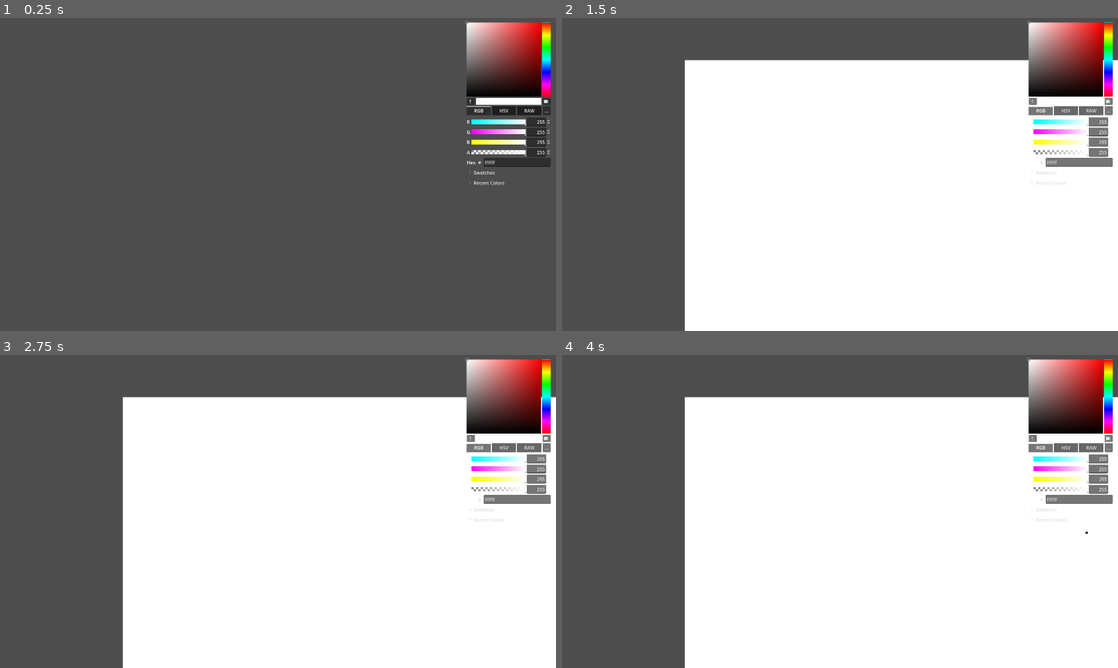
Above: before the commit, frames 1-4 (two rows, left to right).
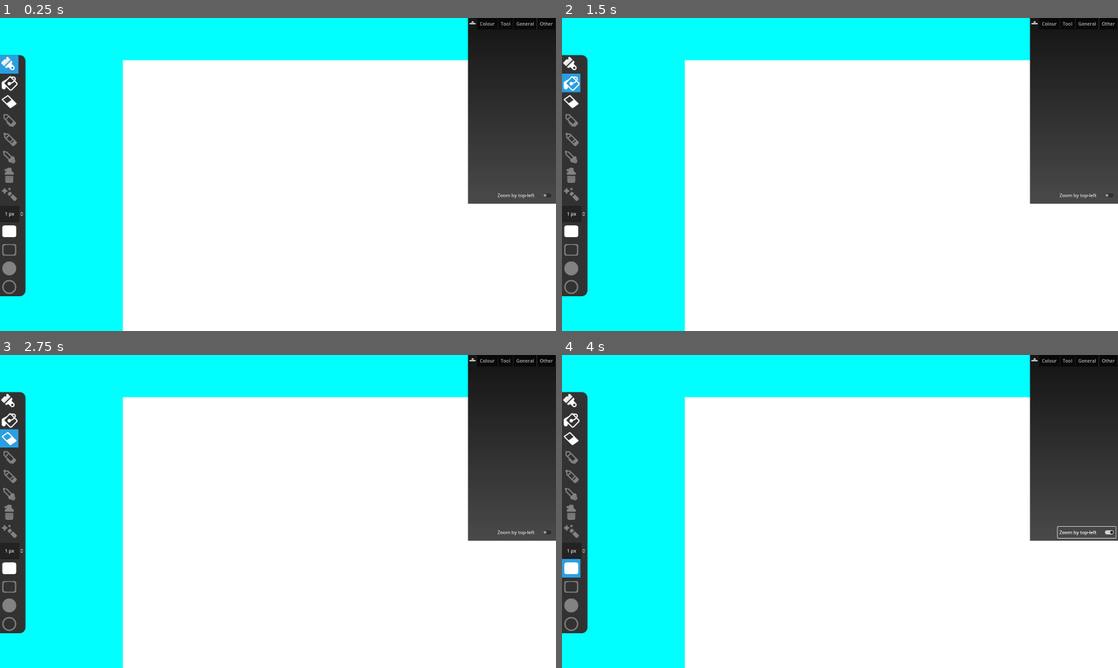
Above: after the commit, the same moments.

Repository: TheSteelCrow/SteelOS
Game: Godot game, scene res://Scenes/Experimental.tscn
Same seed, same stepped clock (60 frames per second), same inputs: the game is played once before the commit and once after it. This scene is started directly instead of the project's main scene.
Inputs (mouse positions are in pixels of both pictures, inside the frame that each line leads up to):
- Up to frame 1 (0.25 s): no input
- Up to frame 2 (1.5 s): click (573, 64) at 0.52 s; click (573, 83) at 1.27 s
- Up to frame 3 (2.75 s): click (11, 439) at 2.02 s
- Up to frame 4 (4 s): click (573, 567) at 2.77 s; click (1084, 533) at 3.5 s, where only the run after the commit has a clickable "Zoom by top-left"

The runs differ from the first frame. In frame 1, 96% of the frame differs, in the area x 0-100%, y 0-100%; in frame 2, 40%; in frame 3, 39%; in frame 4, 39%.
Error before the commit: Invalid type in function 'set_pixel' in base 'Image'. Cannot convert argument 3 from Nil to Color. (res://Scripts/ImageTesting.gd:45)

Commit message:
Backup Commit

Diff:
--- a/Scenes/Experimental.tscn
+++ b/Scenes/Experimental.tscn
@@ -1,6 +1,39 @@
-[gd_scene load_steps=2 format=3 uid="uid://rmqpw32tjwg7"]
+[gd_scene load_steps=22 format=3 uid="uid://rmqpw32tjwg7"]
 
 [ext_resource type="Script" path="res://Scripts/ImageTesting.gd" id="1_a30fk"]
+[ext_resource type="Script" path="res://Scripts/ArtAppSideWindow.gd" id="2_0o57q"]
+[ext_resource type="Texture2D" uid="uid://b7thb5ovhjmfl" path="res://Images/PaintAppIcons/drawing_brush.png" id="2_sciie"]
+[ext_resource type="Script" path="res://Scripts/ArtAppButtons.gd" id="2_yghp4"]
+[ext_resource type="Texture2D" uid="uid://b3rqc13ffwi85" path="res://Images/PaintAppIcons/drawing_bucket.png" id="3_q2kxw"]
+[ext_resource type="Texture2D" uid="uid://cjmfu02n6qg7a" path="res://Images/tracking_horizontal_up.png" id="3_ys8p0"]
+[ext_resource type="Texture2D" uid="uid://r81y0yqqvg3i" path="res://Images/PaintAppIcons/drawing_eraser.png" id="4_ua03u"]
+[ext_resource type="Texture2D" uid="uid://d0k3y21iutw78" path="res://Images/PaintAppIcons/drawing_pen.png" id="5_ii6u1"]
+[ext_resource type="Texture2D" uid="uid://dwhxy584w3pow" path="res://Images/PaintAppIcons/drawing_pencil.png" id="6_mpwuc"]
+[ext_resource type="Texture2D" uid="uid://d1q8grqnee0k7" path="res://Images/PaintAppIcons/drawing_picker.png" id="7_31xox"]
+[ext_resource type="Texture2D" uid="uid://bfapn757gvlc8" path="res://Images/PaintAppIcons/drawing_spray.png" id="8_i224b"]
+[ext_resource type="Texture2D" uid="uid://bhdhp3q5abpc1" path="res://Images/PaintAppIcons/tool_wand.png" id="9_olplc"]
+[ext_resource type="Texture2D" uid="uid://dwfjasw3u6jh3" path="res://Images/PaintAppIcons/square custom.png" id="10_mnhqm"]
+[ext_resource type="Texture2D" uid="uid://b68h5e1ukpcy1" path="res://Images/PaintAppIcons/square custom not filled.png" id="11_5e1oh"]
+[ext_resource type="Texture2D" uid="uid://m3it5voohv1n" path="res://Images/PaintAppIcons/progress_empty.png" id="12_x0mok"]
+[ext_resource type="Texture2D" uid="uid://dikljviysiu5e" path="res://Images/PaintAppIcons/circle custom filled.png" id="13_214w4"]
+
+[sub_resource type="StyleBoxFlat" id="StyleBoxFlat_p6vc0"]
+bg_color = Color(0.196078, 0.196078, 0.196078, 1)
+corner_radius_top_right = 20
+corner_radius_bottom_right = 20
+
+[sub_resource type="Gradient" id="Gradient_x5mq7"]
+colors = PackedColorArray(0.0807833, 0.0807833, 0.0807833, 1, 0.288518, 0.288518, 0.288518, 1)
+
+[sub_resource type="GradientTexture2D" id="GradientTexture2D_lkc23"]
+gradient = SubResource("Gradient_x5mq7")
+fill_from = Vector2(1, 0)
+fill_to = Vector2(1, 1)
+
+[sub_resource type="StyleBoxTexture" id="StyleBoxTexture_kjvpc"]
+texture = SubResource("GradientTexture2D_lkc23")
+
+[sub_resource type="StyleBoxEmpty" id="StyleBoxEmpty_varbv"]
 
 [node name="Experimental" type="Control"]
 layout_mode = 3
@@ -16,6 +49,12 @@
 offset_bottom = 40.0
 script = ExtResource("1_a30fk")
 
+[node name="Backdrop" type="ColorRect" parent="ImageTesting"]
+layout_mode = 0
+offset_right = 1920.0
+offset_bottom = 1080.0
+color = Color(0, 1, 1, 1)
+
 [node name="ArtCanvas" type="TextureRect" parent="ImageTesting"]
 texture_filter = 1
 layout_mode = 0
@@ -23,11 +62,215 @@
 offset_bottom = 1080.0
 expand_mode = 1
 
-[node name="ColorPicker" type="ColorPicker" parent="ImageTesting"]
-layout_mode = 0
-offset_left = 1608.0
+[node name="Buttons" type="Panel" parent="ImageTesting"]
+layout_mode = 0
+offset_top = 128.0
+offset_right = 88.0
+offset_bottom = 960.0
+theme_override_styles/panel = SubResource("StyleBoxFlat_p6vc0")
+script = ExtResource("2_yghp4")
+
+[node name="SelectionBox" type="ColorRect" parent="ImageTesting/Buttons"]
+layout_mode = 0
+offset_right = 64.0
+offset_bottom = 64.0
+color = Color(0.164706, 0.623529, 0.878431, 1)
+
+[node name="SpinBox" type="SpinBox" parent="ImageTesting/Buttons"]
+layout_mode = 0
+offset_top = 520.0
+offset_right = 83.0625
+offset_bottom = 576.0
+min_value = 1.0
+value = 1.0
+rounded = true
+alignment = 1
+update_on_text_changed = true
+suffix = "px"
+select_all_on_focus = true
+
+[node name="Brush" type="TextureButton" parent="ImageTesting/Buttons"]
+layout_mode = 0
+offset_right = 64.0
+offset_bottom = 64.0
+texture_normal = ExtResource("2_sciie")
+
+[node name="Fill" type="TextureButton" parent="ImageTesting/Buttons"]
+layout_mode = 0
+offset_top = 64.0
+offset_right = 64.0
+offset_bottom = 128.0
+texture_normal = ExtResource("3_q2kxw")
+
+[node name="TextureButton3" type="TextureButton" parent="ImageTesting/Buttons"]
+layout_mode = 0
+offset_top = 128.0
+offset_right = 64.0
+offset_bottom = 192.0
+texture_normal = ExtResource("4_ua03u")
+
+[node name="TextureButton4" type="TextureButton" parent="ImageTesting/Buttons"]
+layout_mode = 0
+offset_top = 192.0
+offset_right = 64.0
+offset_bottom = 256.0
+disabled = true
+texture_normal = ExtResource("5_ii6u1")
+
+[node name="TextureButton5" type="TextureButton" parent="ImageTesting/Buttons"]
+layout_mode = 0
+offset_top = 256.0
+offset_right = 64.0
+offset_bottom = 320.0
+disabled = true
+texture_normal = ExtResource("6_mpwuc")
+
+[node name="TextureButton6" type="TextureButton" parent="ImageTesting/Buttons"]
+layout_mode = 0
+offset_top = 320.0
+offset_right = 64.0
+offset_bottom = 384.0
+disabled = true
+texture_normal = ExtResource("7_31xox")
+
+[node name="TextureButton7" type="TextureButton" parent="ImageTesting/Buttons"]
+layout_mode = 0
+offset_top = 383.0
+offset_right = 64.0
+offset_bottom = 447.0
+disabled = true
+texture_normal = ExtResource("8_i224b")
+
+[node name="TextureButton8" type="TextureButton" parent="ImageTesting/Buttons"]
+layout_mode = 0
+offset_top = 448.0
+offset_right = 64.0
+offset_bottom = 512.0
+disabled = true
+texture_normal = ExtResource("9_olplc")
+
+[node name="Rectangle" type="TextureButton" parent="ImageTesting/Buttons"]
+layout_mode = 0
+offset_top = 576.0
+offset_right = 64.0
+offset_bottom = 640.0
+texture_normal = ExtResource("10_mnhqm")
+
+[node name="TextureButton12" type="TextureButton" parent="ImageTesting/Buttons"]
+layout_mode = 0
+offset_top = 640.0
+offset_right = 64.0
+offset_bottom = 704.0
+disabled = true
+texture_normal = ExtResource("11_5e1oh")
+
+[node name="TextureButton10" type="TextureButton" parent="ImageTesting/Buttons"]
+layout_mode = 0
+offset_top = 768.0
+offset_right = 64.0
+offset_bottom = 832.0
+disabled = true
+texture_normal = ExtResource("12_x0mok")
+
+[node name="TextureButton11" type="TextureButton" parent="ImageTesting/Buttons"]
+layout_mode = 0
+offset_top = 704.0
+offset_right = 64.0
+offset_bottom = 768.0
+disabled = true
+texture_normal = ExtResource("13_214w4")
+
+[node name="SideWindow" type="Panel" parent="ImageTesting"]
+layout_mode = 0
+offset_left = 1616.0
+offset_right = 1920.0
+offset_bottom = 640.0
+theme_override_styles/panel = SubResource("StyleBoxTexture_kjvpc")
+script = ExtResource("2_0o57q")
+
+[node name="TabBar" type="TabBar" parent="ImageTesting/SideWindow"]
+layout_mode = 0
+offset_right = 304.0
+offset_bottom = 40.0
+tab_alignment = 2
+drag_to_rearrange_enabled = true
+tab_count = 4
+tab_0/title = "Colour"
+tab_1/title = "Tool"
+tab_2/title = "General"
+tab_3/title = "Other"
+
+[node name="Colour" type="Control" parent="ImageTesting/SideWindow"]
+anchors_preset = 0
+offset_top = 48.0
+offset_right = 304.0
+offset_bottom = 640.0
+
+[node name="ColorPicker" type="ColorPicker" parent="ImageTesting/SideWindow/Colour"]
+layout_mode = 0
+offset_left = 16.0
 offset_top = 12.0
-offset_right = 1894.0
+offset_right = 302.0
 offset_bottom = 580.0
-
-[connection signal="color_changed" from="ImageTesting/ColorPicker" to="ImageTesting" method="_on_color_picker_color_changed"]
+color = Color(0, 0, 0, 1)
+
+[node name="Tool" type="Control" parent="ImageTesting/SideWindow"]
+anchors_preset = 0
+offset_top = 48.0
+offset_right = 304.0
+offset_bottom = 640.0
+
+[node name="General" type="Control" parent="ImageTesting/SideWindow"]
+anchors_preset = 0
+offset_top = 48.0
+offset_right = 304.0
+offset_bottom = 640.0
+
+[node name="LocateCanvas" type="Button" parent="ImageTesting/SideWindow/General"]
+layout_mode = 0
+offset_left = 8.0
+offset_right = 298.0
+offset_bottom = 32.0
+text = "Locate Canvas"
+
+[node name="SetBackdrop" type="Button" parent="ImageTesting/SideWindow/General"]
+layout_mode = 0
+offset_left = 8.0
+offset_top = 40.0
+offset_right = 298.0
+offset_bottom = 104.0
+text = "Set Backdrop
+(To current Selected Colour)"
+
+[node name="Other" type="Control" parent="ImageTesting/SideWindow"]
+visible = false
+anchors_preset = 0
+offset_top = 48.0
+offset_right = 304.0
+offset_bottom = 640.0
+
+[node name="ZoomByTopLeft" type="CheckButton" parent="ImageTesting/SideWindow/Other"]
+layout_mode = 0
+offset_left = 96.0
+offset_top = 544.0
+offset_right = 296.0
+offset_bottom = 584.0
+text = "Zoom by top-left"
+
+[node name="SideWindowToggle" type="Button" parent="ImageTesting/SideWindow"]
+layout_mode = 0
+offset_right = 72.0
+offset_bottom = 72.0
+scale = Vector2(0.44541, 0.44541)
+theme_override_styles/focus = SubResource("StyleBoxEmpty_varbv")
+toggle_mode = true
+icon = ExtResource("3_ys8p0")
+
+[connection signal="mouse_entered" from="ImageTesting/ArtCanvas" to="ImageTesting" method="_on_art_canvas_mouse_entered"]
+[connection signal="mouse_exited" from="ImageTesting/ArtCanvas" to="ImageTesting" method="_on_art_canvas_mouse_exited"]
+[connection signal="tab_changed" from="ImageTesting/SideWindow/TabBar" to="ImageTesting/SideWindow" method="_on_tab_bar_tab_changed"]
+[connection signal="color_changed" from="ImageTesting/SideWindow/Colour/ColorPicker" to="ImageTesting" method="_on_color_picker_color_changed"]
+[connection signal="pressed" from="ImageTesting/SideWindow/General/LocateCanvas" to="ImageTesting/SideWindow" method="_on_locate_canvas_pressed"]
+[connection signal="pressed" from="ImageTesting/SideWindow/General/SetBackdrop" to="ImageTesting/SideWindow" method="_on_set_backdrop_pressed"]
+[connection signal="toggled" from="ImageTesting/SideWindow/Other/ZoomByTopLeft" to="ImageTesting/SideWindow" method="_on_zoom_by_top_left_toggled"]
+[connection signal="toggled" from="ImageTesting/SideWindow/SideWindowToggle" to="ImageTesting/SideWindow" method="_on_side_window_toggle_toggled"]
--- a/Scenes/main_ui.tscn
+++ b/Scenes/main_ui.tscn
@@ -1476,10 +1476,10 @@
 
 [node name="ColorPicker" type="ColorPicker" parent="ImagePainterApp"]
 layout_mode = 0
-offset_left = 1808.0
-offset_top = 232.0
-offset_right = 1978.0
-offset_bottom = 800.0
+offset_left = 1848.0
+offset_top = 252.0
+offset_right = 1998.0
+offset_bottom = 820.0
 color = Color(0, 0, 0, 1)
 
 [node name="Tools" type="Panel" parent="ImagePainterApp"]
--- /dev/null
+++ b/Scripts/ArtAppButtons.gd
@@ -0,0 +1,25 @@
+extends Panel
+
+var ToolButtons
+var SelectedToolButton
+@onready var SelectionBox = $SelectionBox
+
+# Called when the node enters the scene tree for the first time.
+func _ready():
+	ToolButtons = get_children()
+	ToolButtons.remove_at(0)
+	ToolButtons.remove_at(0)
+
+	for ToolButton in ToolButtons:
+		ToolButton.pressed.connect(func():
+			SelectedToolButton = ToolButton
+			SelectionBox.position = SelectedToolButton.position
+			get_parent().SelectedTool = SelectedToolButton.name
+		)
+
+		if(ToolButton.disabled):
+			ToolButton.modulate = Color("ffffff64")
+
+# Called every frame. 'delta' is the elapsed time since the previous frame.
+func _process(delta):
+	pass
--- /dev/null
+++ b/Scripts/ArtAppSideWindow.gd
@@ -0,0 +1,50 @@
+extends Panel
+
+@onready var Pages = [$Colour, $Tool, $General, $Other]
+@onready var tabBar = $TabBar
+@onready var ArtApp = get_parent()
+@onready var SideWindowToggle = $SideWindowToggle
+
+var OpenDownIcon
+var CloseUpIcon
+
+func _on_side_window_toggle_toggled(button_pressed):
+	if(button_pressed == true):
+		print("Small")
+		size.y = 40
+		HideAllPages()
+		SideWindowToggle.icon = OpenDownIcon
+
+		for i in range(0, tabBar.tab_count):
+			tabBar.set_tab_disabled(i, true)
+	elif(button_pressed == false):
+		print("Big")
+		size.y = 640
+		HideAllPages()
+		Pages[tabBar.current_tab].show()
+		SideWindowToggle.icon = CloseUpIcon
+		for i in range(0, tabBar.tab_count):
+			tabBar.set_tab_disabled(i, false)
+func HideAllPages():
+	for Page in Pages:
+		Page.hide()
+
+func _ready():
+	OpenDownIcon = preload("res://Images/tracking_horizontal_down.png")
+	CloseUpIcon = preload("res://Images/tracking_horizontal_up.png")
+	HideAllPages()
+	Pages[tabBar.current_tab].show()
+	Pages[0].get_node("ColorPicker").position = Vector2(8,8)
+
+func _on_tab_bar_tab_changed(tab):
+	HideAllPages()
+	Pages[tab].show()
+
+func _on_locate_canvas_pressed():
+	ArtApp.LocateCanvas()
+
+func _on_zoom_by_top_left_toggled(button_pressed):
+	ArtApp.ZoomByTopLeft = button_pressed
+
+func _on_set_backdrop_pressed():
+	ArtApp.get_node("Backdrop").color = Pages[0].get_node("ColorPicker").color
--- a/Scripts/ImageTesting.gd
+++ b/Scripts/ImageTesting.gd
@@ -2,7 +2,7 @@
 
 var CurrentImage
 var IsHoldingMouse1
-var SelectedColor
+var SelectedColor = Color("000000")
 var MousePosition
 @onready var ArtCanvas = $ArtCanvas
 #var CompressionRate = 10
@@ -14,15 +14,63 @@
 
 var MoveCanvas = false
 var MouseOffsetFromCanvas
+var MouseOnCanvas = false
 
-# Called when the node enters the scene tree for the first time.
+var StartPixel
+var EndPixel
+
+#Variables set by SideWindow
+var ZoomByTopLeft = false
+
+var SelectedTool = "Brush"
+
+func Fill(Location, PaintColor):
+	var ColorToFill = CurrentImage.get_pixel(Location.x, Location.y)
+	CheckNeighbouringPixels(Location, ColorToFill)
+
+func CheckNeighbouringPixels(Location, ColorToFill):
+	await get_tree().create_timer(0.01).timeout
+	if(CurrentImage.get_pixel(Location.x + 1, Location.y) == ColorToFill): # left
+		CurrentImage.set_pixel(Location.x + 1, Location.y, SelectedColor)
+		CheckNeighbouringPixels(Vector2(Location.x + 1, Location.y), ColorToFill)
+	if(CurrentImage.get_pixel(Location.x - 1, Location.y) == ColorToFill): # right
+		CurrentImage.set_pixel(Location.x - 1, Location.y, SelectedColor)
+		CheckNeighbouringPixels(Vector2(Location.x - 1, Location.y), ColorToFill)
+	if(CurrentImage.get_pixel(Location.x, Location.y + 1) == ColorToFill): # down
+		CurrentImage.set_pixel(Location.x, Location.y + 1, SelectedColor)
+		CheckNeighbouringPixels(Vector2(Location.x, Location.y + 1), ColorToFill)
+	if(CurrentImage.get_pixel(Location.x, Location.y - 1) == ColorToFill): # up
+		CurrentImage.set_pixel(Location.x, Location.y - 1, SelectedColor)
+		CheckNeighbouringPixels(Vector2(Location.x, Location.y - 1), ColorToFill)
+
+func PaintRectangle(StartLocation, EndLocation, PaintColor):
+	if(EndLocation.x <= StartLocation.x+1 and EndLocation.y <= StartLocation.y+1): #Top left
+		for x in range(EndLocation.x, StartLocation.x+1):
+			for y in range(EndLocation.y, StartLocation.y+1):
+				CurrentImage.set_pixel(x, y, PaintColor)
+	elif(EndLocation.x >= StartLocation.x and EndLocation.y <= StartLocation.y): #Top right
+		for x in range(StartLocation.x, EndLocation.x+1):
+			for y in range(EndLocation.y, StartLocation.y+1):
+				CurrentImage.set_pixel(x, y, PaintColor)
+	elif(EndLocation.x <= StartLocation.x+1 and EndLocation.y >= StartLocation.y+1): #Bottom left
+		for x in range(EndLocation.x, StartLocation.x+1):
+			for y in range(StartLocation.y, EndLocation.y+1):
+				CurrentImage.set_pixel(x, y, PaintColor)
+	elif(EndLocation.x+1 >= StartLocation.x and EndLocation.y+1 >= StartLocation.y): #Bottom right
+		for x in range(StartLocation.x, EndLocation.x+1):
+			for y in range(StartLocation.y, EndLocation.y+1):
+				CurrentImage.set_pixel(x, y, PaintColor)
+	Render()
+
 func _ready():
+	#Input.use_accumulated_input = false
 	ScreenSize = get_viewport().size
 	CurrentImage = Image.new().create(ImageResolution.x,ImageResolution.y,false, Image.FORMAT_RGB8)
 	CurrentImage.fill("ffffff")
 	ArtCanvas.size = Vector2(ImageResolution.x*ScaleBy, ImageResolution.y*ScaleBy)
 
 	ArtCanvas.position = Vector2(424,145)
+	Render()
 
 func Render():
 	var MyTexture = ImageTexture.new().create_from_image(CurrentImage)
@@ -31,25 +79,26 @@
 func _on_color_picker_color_changed(color):
 	SelectedColor = color
 	#CurrentImage.fill(color)
-	#Render()
 
-func PaintLocation():
+func ConvertToCanvasSpace():
 	var NewMouseX = MousePosition.x - ArtCanvas.position.x
 	var NewMouseY = MousePosition.y - ArtCanvas.position.y
 
 	var x = NewMouseX/ArtCanvas.size.x
 	var y = NewMouseY/ArtCanvas.size.y
 
-	print("|x: " + str(x) + ", y: " + str(y) + "|")
+	return Vector2(ImageResolution.x*x, ImageResolution.y*y)
 
-	CurrentImage.set_pixel(ImageResolution.x*x, ImageResolution.y*y, SelectedColor)
+func PaintLocation(x, y, color):
+	CurrentImage.set_pixel(x, y, color)
 
 func _process(delta):
 	var MouseButton1Down = Input.is_mouse_button_pressed(1)
 	MousePosition = get_viewport().get_mouse_position()
 
-	if(MouseButton1Down):
-		PaintLocation()
+	if(MouseButton1Down and MouseOnCanvas and SelectedTool == "Brush"):
+		var LocationToPaint = ConvertToCanvasSpace()
+		PaintLocation(LocationToPaint.x, LocationToPaint.y, SelectedColor)
 		Render()
 
 	if(MoveCanvas):
@@ -61,20 +110,43 @@
 	if event is InputEventMouseButton:
 		if(event.is_pressed()):
 			if(event.button_index == MOUSE_BUTTON_WHEEL_DOWN):
-
+				if(!ZoomByTopLeft):
+					ArtCanvas.position.x += ((ArtCanvas.size.x * 1.1) - (ArtCanvas.size.x)) / 2
+					ArtCanvas.position.y += ((ArtCanvas.size.y * 1.1) - (ArtCanvas.size.y)) / 2
 
 				ArtCanvas.size.x /= 1.1
 				ArtCanvas.size.y /= 1.1
 			elif(event.button_index == MOUSE_BUTTON_WHEEL_UP):
-				#ArtCanvas.position.x += ((ArtCanvas.size.x * 1.1) - (ArtCanvas.size.x)) / 2
-				#ArtCanvas.position.y += ((ArtCanvas.size.y * 1.1) - (ArtCanvas.size.y)) / 2
+				if(!ZoomByTopLeft):
+					ArtCanvas.position.x -= ((ArtCanvas.size.x * 1.1) - (ArtCanvas.size.x)) / 2
+					ArtCanvas.position.y -= ((ArtCanvas.size.y * 1.1) - (ArtCanvas.size.y)) / 2
 				#try Parent it to another node and move that parent node. It will effectively act as a pivot.
+
 				ArtCanvas.size.x *= 1.1
 				ArtCanvas.size.y *= 1.1
+
 			elif(event.button_index == MOUSE_BUTTON_MIDDLE):
 				MoveCanvas = true
-				print("Start Movin")
+			elif(event.button_index == MOUSE_BUTTON_LEFT):
+				if(MouseOnCanvas and SelectedTool == "Rectangle"):
+					StartPixel = ConvertToCanvasSpace()
+				if(MouseOnCanvas and SelectedTool == "Fill"):
+					Fill(ConvertToCanvasSpace(), SelectedColor)
 		elif(event.is_released()):
 			if(event.button_index == MOUSE_BUTTON_MIDDLE):
 				MoveCanvas = false
-				print("Stop Movin")
+			elif(event.button_index == MOUSE_BUTTON_LEFT):
+				if(MouseOnCanvas and SelectedTool == "Rectangle"):
+					EndPixel = ConvertToCanvasSpace()
+					PaintRectangle(StartPixel, EndPixel, SelectedColor)
+		#elif(event.is_)
+
+func LocateCanvas():
+	ArtCanvas.size = Vector2(ImageResolution.x*ScaleBy, ImageResolution.y*ScaleBy)
+	ArtCanvas.position = Vector2.ZERO
+
+func _on_art_canvas_mouse_entered():
+	MouseOnCanvas = true
+
+func _on_art_canvas_mouse_exited():
+	MouseOnCanvas = false
Binary file added: Images/PaintAppIcons/circle custom filled.png
Not shown, added: Images/PaintAppIcons/circle custom filled.png.import
Binary file added: Images/PaintAppIcons/drawing_brush.png
Not shown, added: Images/PaintAppIcons/drawing_brush.png.import
Binary file added: Images/PaintAppIcons/drawing_bucket.png
Not shown, added: Images/PaintAppIcons/drawing_bucket.png.import
Binary file added: Images/PaintAppIcons/drawing_eraser.png
Not shown, added: Images/PaintAppIcons/drawing_eraser.png.import
Binary file added: Images/PaintAppIcons/drawing_pen.png
Not shown, added: Images/PaintAppIcons/drawing_pen.png.import
Binary file added: Images/PaintAppIcons/drawing_pencil.png
Not shown, added: Images/PaintAppIcons/drawing_pencil.png.import
(and 16 more such lines)
